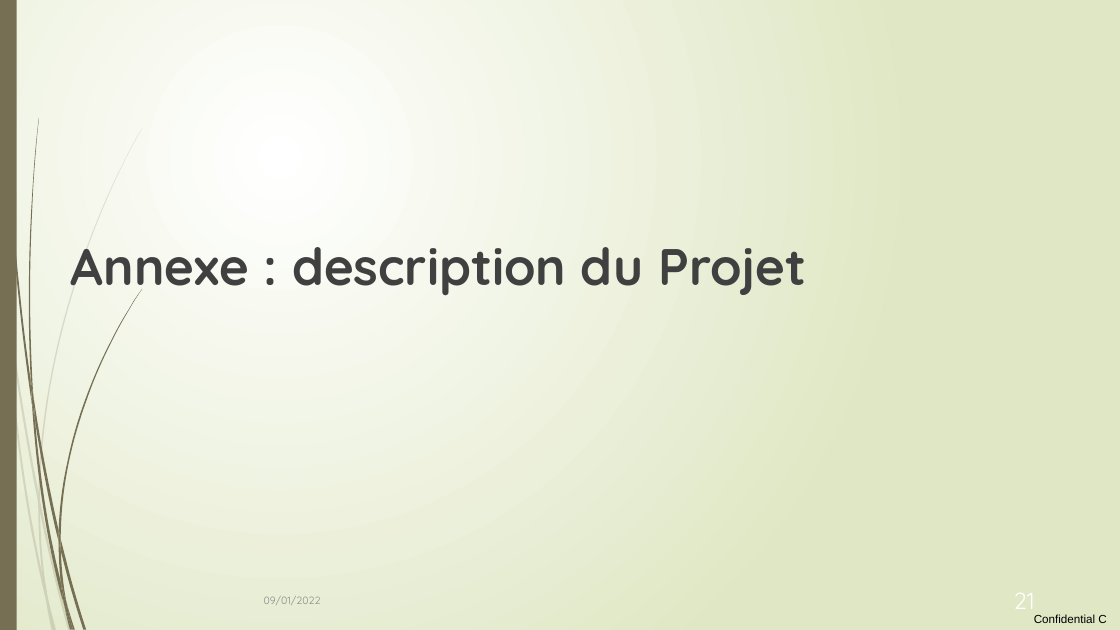
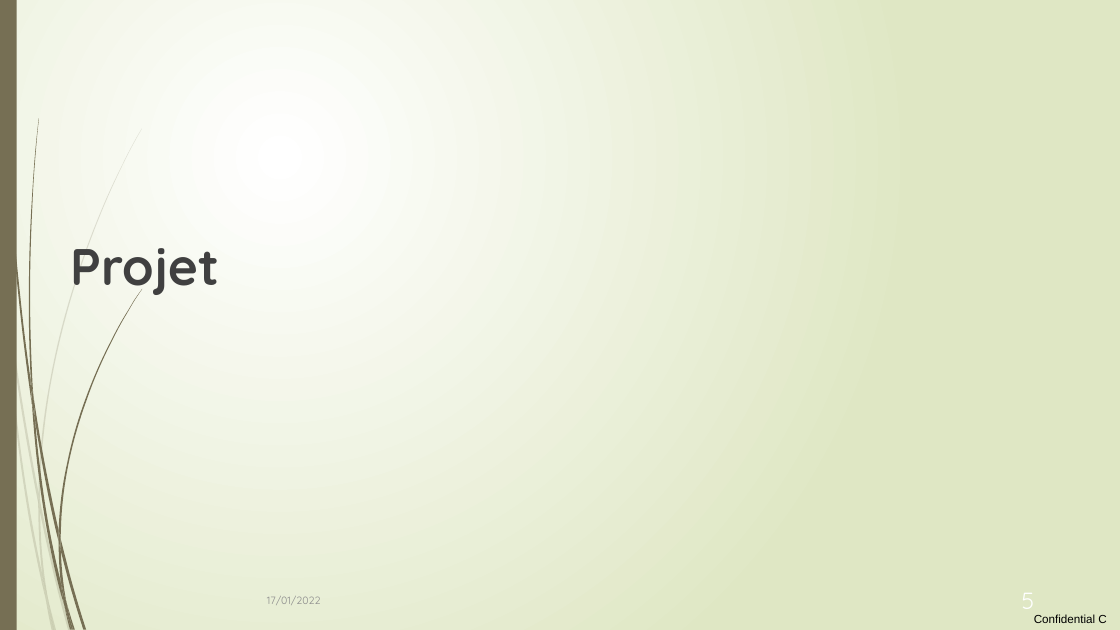
Before and after one commit to loco-philippe/Environmental-Sensing, a slide deck: slide 5 of documentation/initiative citoyenne.pptx (slide 21 before the commit). Drawn at 1120x630 pixels with LibreOffice and Linux fonts; fonts in the diff are those of the drawing. Boxes give left, top, right and bottom in pixels: in the first picture for what was removed or moved away, otherwise in the second. Text is boxed around its words. In the diff, an @@ line names an element or a change of style, - is before the commit and + after.

```diff
--- a/documentation/initiative citoyenne.pptx
+++ b/documentation/initiative citoyenne.pptx
@@ text at [71,248,219,299]: text changed @@
-Annexe : description du Projet
+Projet
@@ text at [267,596,321,605]: text changed @@
-09/01/2022
+17/01/2022
@@ page number at [1022,593,1035,609]: text changed @@
-21
+5
```
Also in this commit, not shown: 13 other slides changed, 3 slides added, 1 slide removed, 1 other file.
